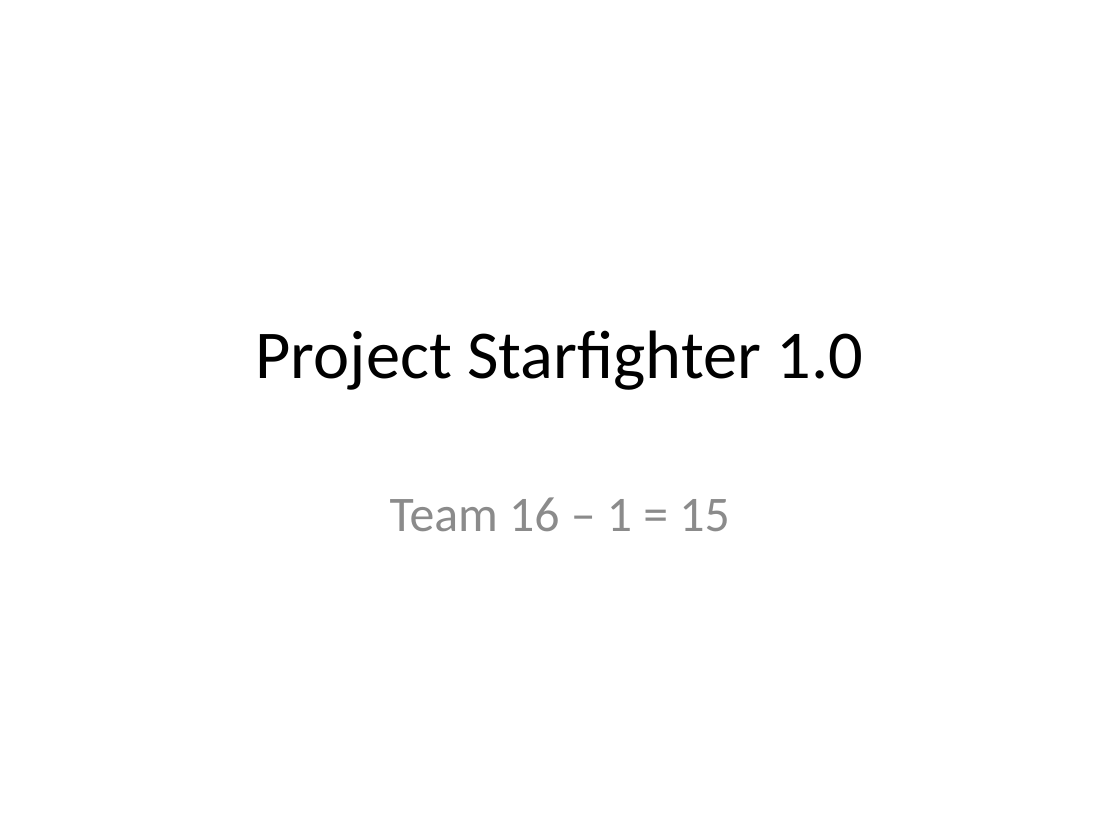
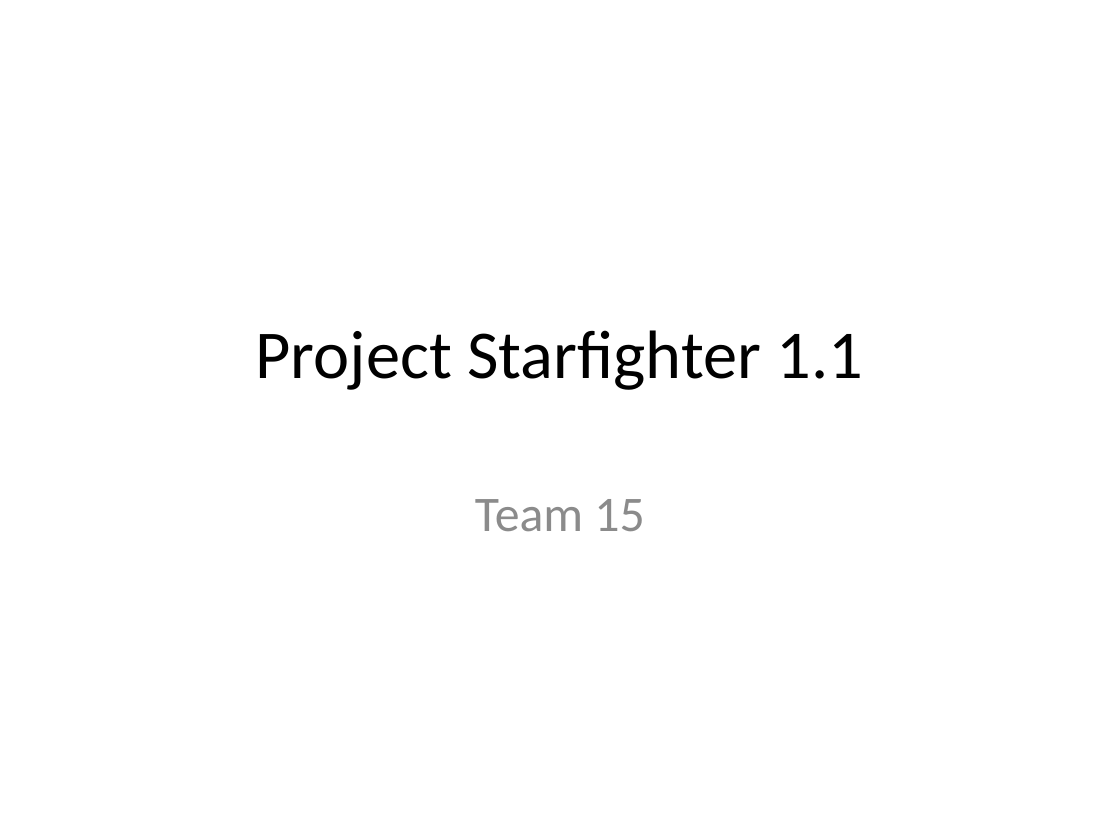
Before and after one commit to csce3513/Team15, a slide deck: slide 1 of Project Starfighter 1.0.pptx. Drawn at 1120x840 pixels with LibreOffice and Linux fonts; fonts in the diff are those of the drawing; background and template pictures are left out. Boxes give left, top, right and bottom in pixels: in the first picture for what was removed or moved away, otherwise in the second. Text is boxed around its words. In the diff, an @@ line names an element or a change of style, - is before the commit and + after.

```diff
--- a/Project Starfighter 1.0.pptx
+++ b/Project Starfighter 1.0.pptx
@@ title at bbox=[256, 330, 864, 390]: text changed @@
-Project Starfighter 1.0
+Project Starfighter 1.1
@@ subtitle at bbox=[475, 499, 644, 531]: text changed @@
-Team 16 – 1 = 15
+Team 15
```
Also in this commit, not shown: 8 other slides changed, 1 slide added, 16 slides removed, 40 other files.
